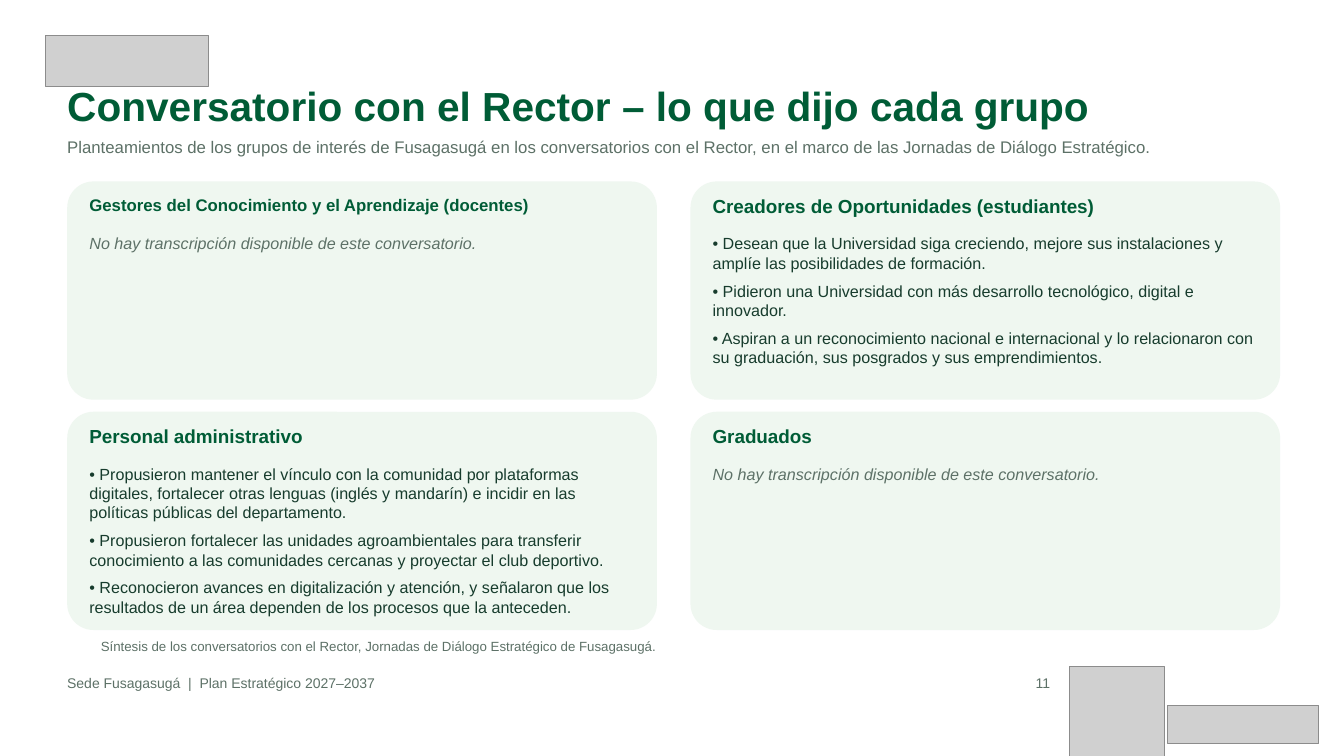
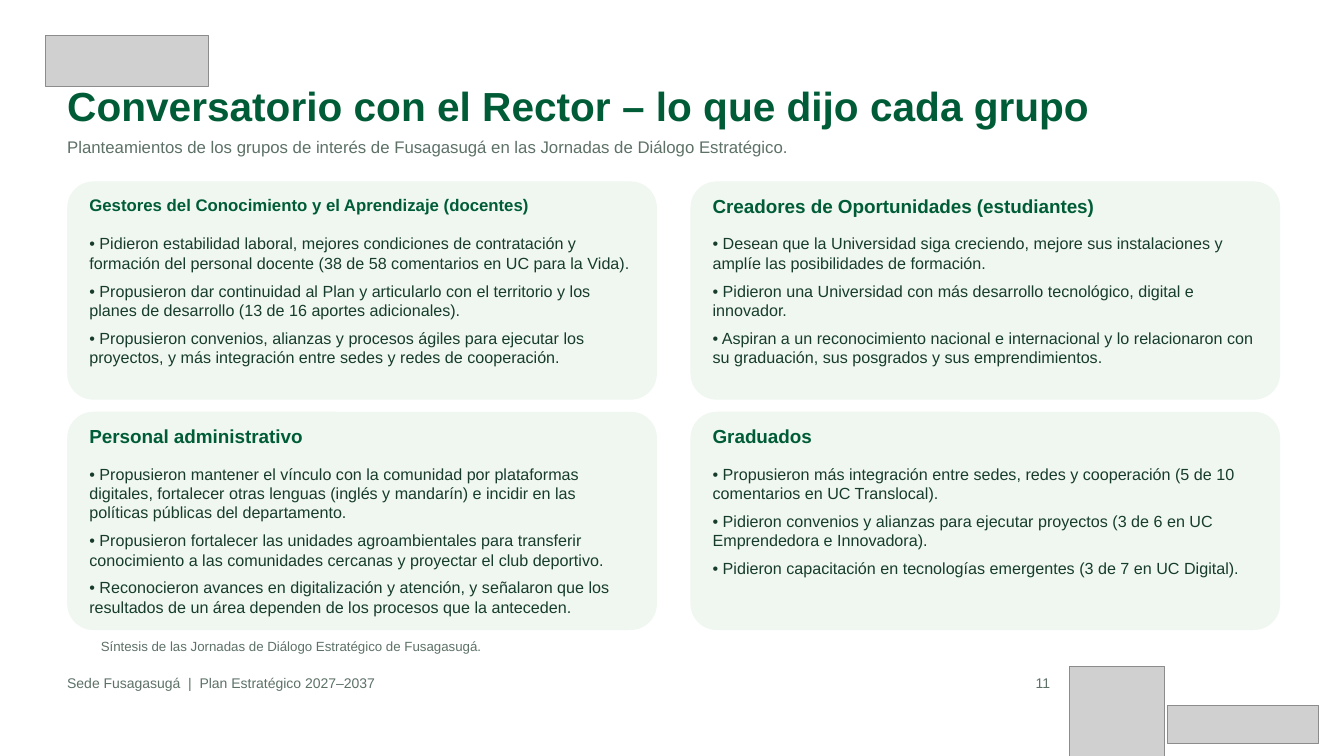
Before and after one commit to Nicolaserd/Planeacion_estrategica_transformaciones_temas, a slide deck: slide 11 of flujo_bert_jev/informe/presentacionresumida/Presentacion_Sede_Fusagasuga_Resumen.pptx. Drawn at 1344x756 pixels with LibreOffice and Linux fonts; fonts in the diff are those of the drawing; grey boxes stand for pictures; background and template pictures are left out. Boxes give left, top, right and bottom in pixels: in the first picture for what was removed or moved away, otherwise in the second. Text is boxed around its words. In the diff, an @@ line names an element or a change of style, - is before the commit and + after.

```diff
--- a/flujo_bert_jev/informe/presentacionresumida/Presentacion_Sede_Fusagasuga_Resumen.pptx
+++ b/flujo_bert_jev/informe/presentacionresumida/Presentacion_Sede_Fusagasuga_Resumen.pptx
@@ text at (x1=67, y1=140, x2=788, y2=157): text changed @@
-Planteamientos de los grupos de interés de Fusagasugá en los conversatorios con el Rector, en el marco de las Jornadas de Diálogo Estratégico.
+Planteamientos de los grupos de interés de Fusagasugá en las Jornadas de Diálogo Estratégico.
@@ text at (x1=89, y1=237, x2=629, y2=367): text changed; text colour #5D7167 to #173C2D; italic off @@
-No hay transcripción disponible de este conversatorio.
+• Pidieron estabilidad laboral, mejores condiciones de contratación y formación del personal docente (38 de 58 comentarios en UC para la Vida).
+• Propusieron dar continuidad al Plan y articularlo con el territorio y los planes de desarrollo (13 de 16 aportes adicionales).
+• Propusieron convenios, alianzas y procesos ágiles para ejecutar los proyectos, y más integración entre sedes y redes de cooperación.
@@ text at (x1=713, y1=468, x2=1239, y2=578): text changed; text colour #5D7167 to #173C2D; italic off @@
-No hay transcripción disponible de este conversatorio.
+• Propusieron más integración entre sedes, redes y cooperación (5 de 10 comentarios en UC Translocal).
+• Pidieron convenios y alianzas para ejecutar proyectos (3 de 6 en UC Emprendedora e Innovadora).
+• Pidieron capacitación en tecnologías emergentes (3 de 7 en UC Digital).
@@ text at (x1=101, y1=641, x2=481, y2=654): text changed @@
-Síntesis de los conversatorios con el Rector, Jornadas de Diálogo Estratégico de Fusagasugá.
+Síntesis de las Jornadas de Diálogo Estratégico de Fusagasugá.
```
Also in this commit, not shown: 2 other slides changed, 7 other files.
